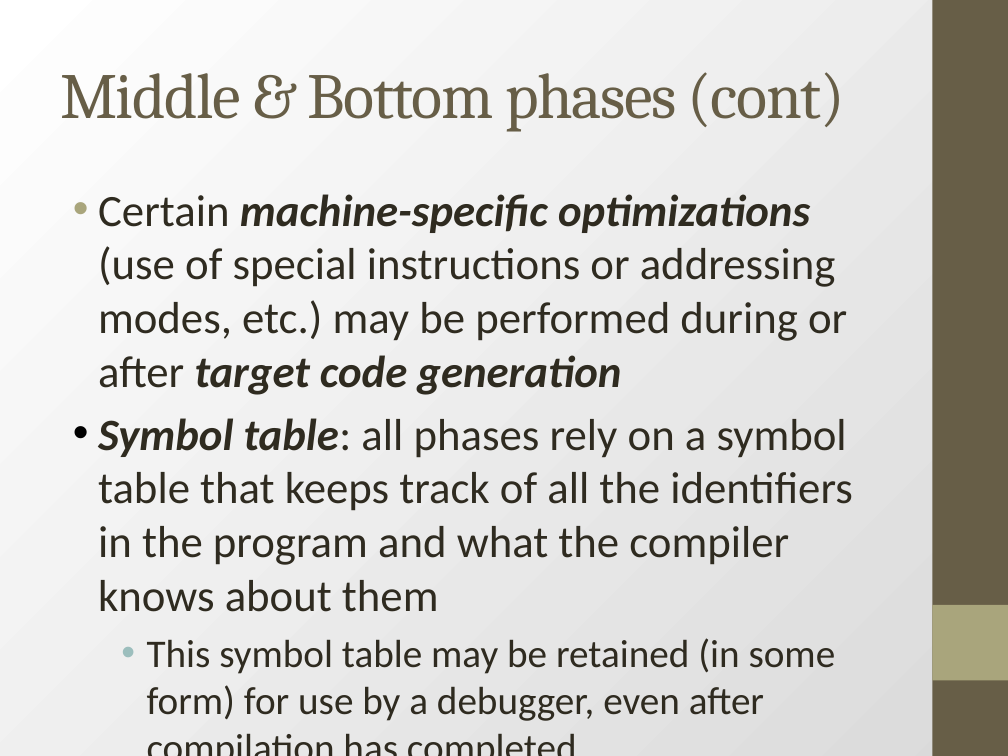
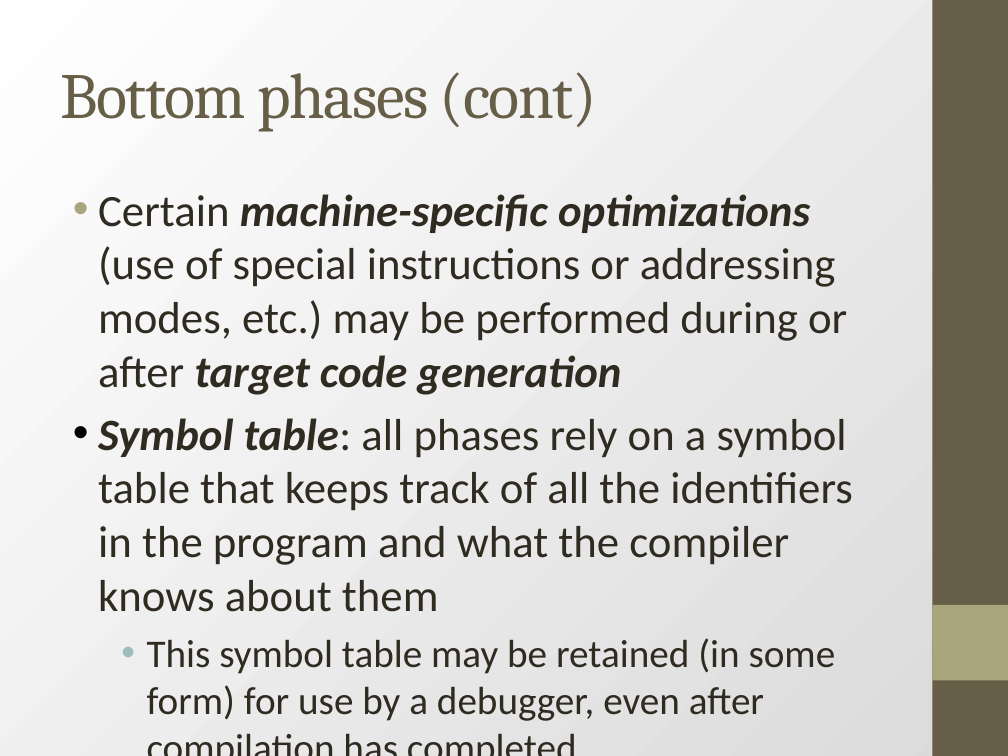
Before and after one commit to dferry/dferry.github.io, a slide deck: slide 15 of csci3200/schedule/slides/compiler1.pptx (slide 14 before the commit). Drawn at 1008x756 pixels with LibreOffice and Linux fonts; fonts in the diff are those of the drawing. Boxes give left, top, right and bottom in pixels: in the first picture for what was removed or moved away, otherwise in the second. Text is boxed around its words. In the diff, an @@ line names an element or a change of style, - is before the commit and + after.

```diff
--- a/csci3200/schedule/slides/compiler1.pptx
+++ b/csci3200/schedule/slides/compiler1.pptx
@@ text at box(60, 72, 597, 132): text changed @@
-Middle & Bottom phases (cont)
+Bottom phases (cont)
```
Also in this commit, not shown: 3 other slides changed, 1 slide added.
